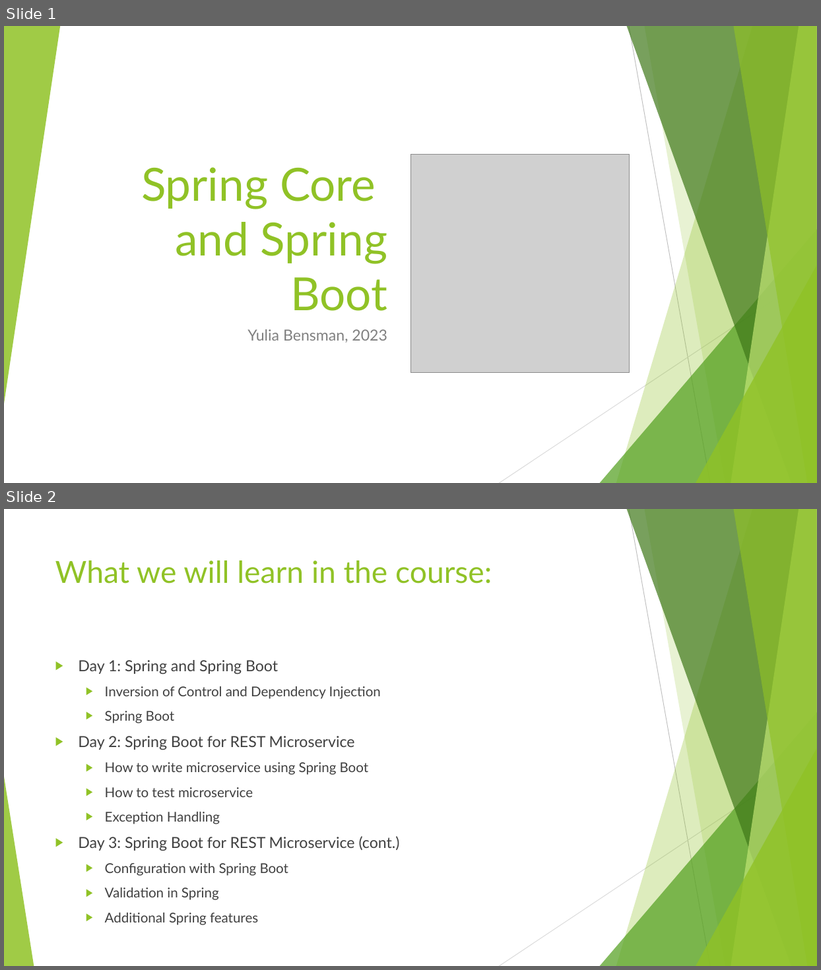
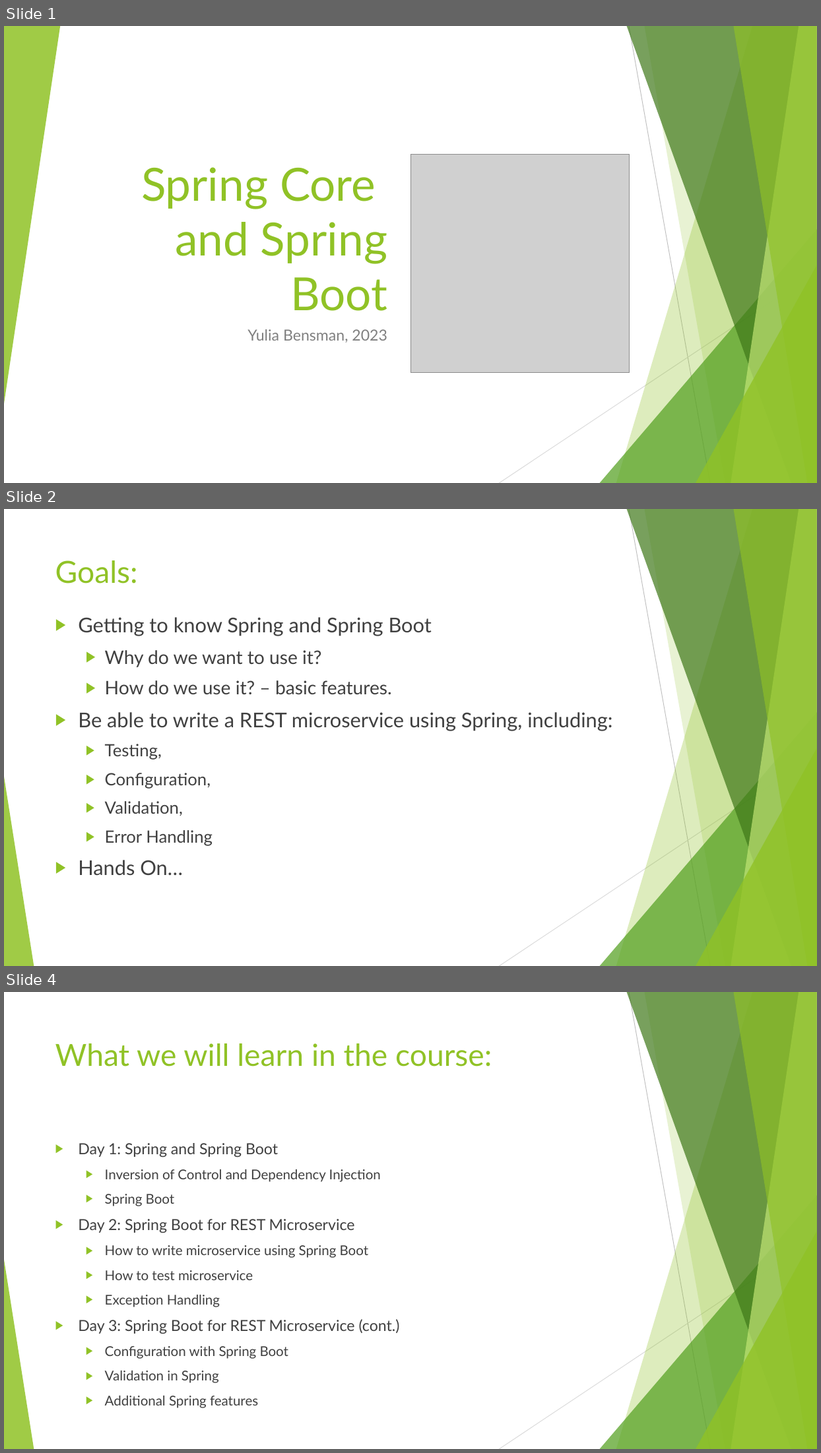
Before and after one commit to ybensman/SpringDemo, a slide deck: Spring_Beginners_1_SpringBootAndCore.pptx. Shown one above the other, each under a label of ours: slides 1 and 2 before the commit, slides 1, 2 and 4 after it; the slides between them are not shown. The pictures are 821x970 and 821x1453 pixels, drawn with LibreOffice and Linux fonts; fonts in the diff are those of the drawing; grey boxes stand for pictures. Boxes give left, top, right and bottom in pixels: in the first picture for what was removed or moved away, otherwise in the second. Text is boxed around its words. In the diff, an @@ line names an element or a change of style, - is before the commit and + after.

```diff
--- a/Spring_Beginners_1_SpringBootAndCore.pptx
+++ b/Spring_Beginners_1_SpringBootAndCore.pptx
@@ slide 2 added at [4, 509, 817, 966], background #FFFFFF; not listed: 10 template elements that a slide beside it also shows @@
@@ title added at [55, 560, 138, 584], 36 pt, text #90C226 @@
+Goals:
@@ text added at [78, 617, 613, 876], 24 pt, text #404040 @@
+▶ Getting to know Spring and Spring Boot
+  ▶ Why do we want to use it?
+  ▶ How do we use it? – basic features.
+▶ Be able to write a REST microservice using Spring, including:
+  ▶ Testing,
+  ▶ Configuration,
+  ▶ Validation,
+  ▶ Error Handling
+▶ Hands On…
@@ what was slide 2 is now slide 4 @@
```
Also in this commit, not shown: 8 slides changed, 2 other slides added, 1 slide removed.
